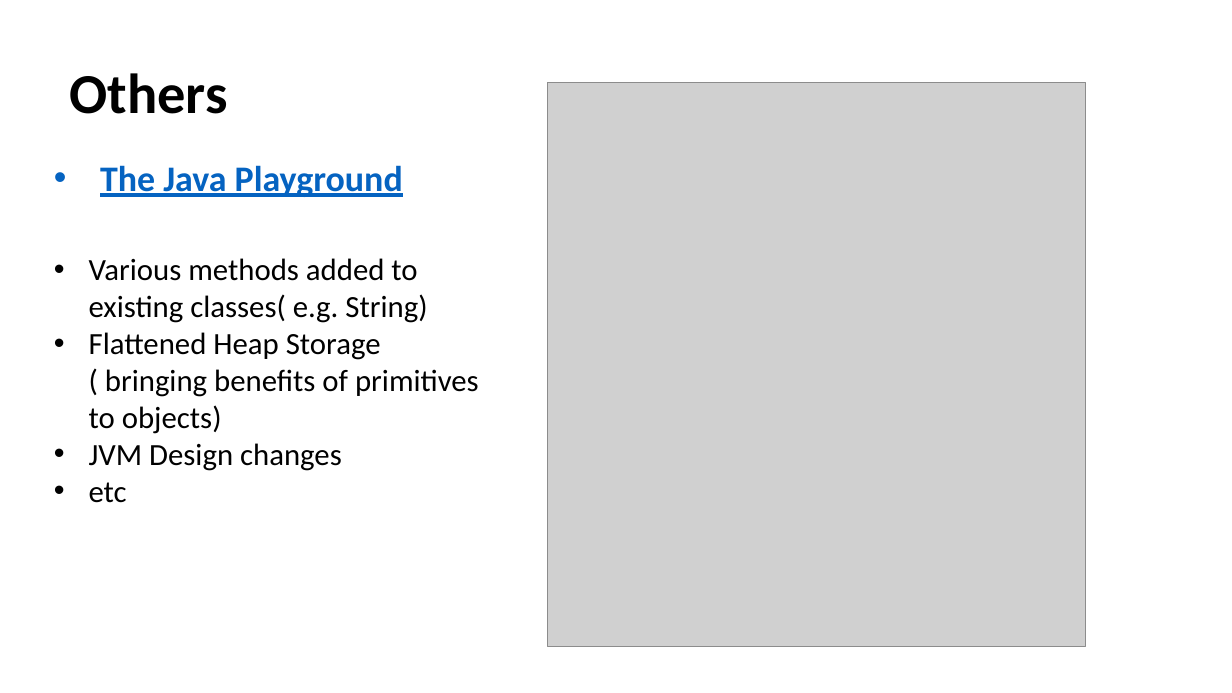
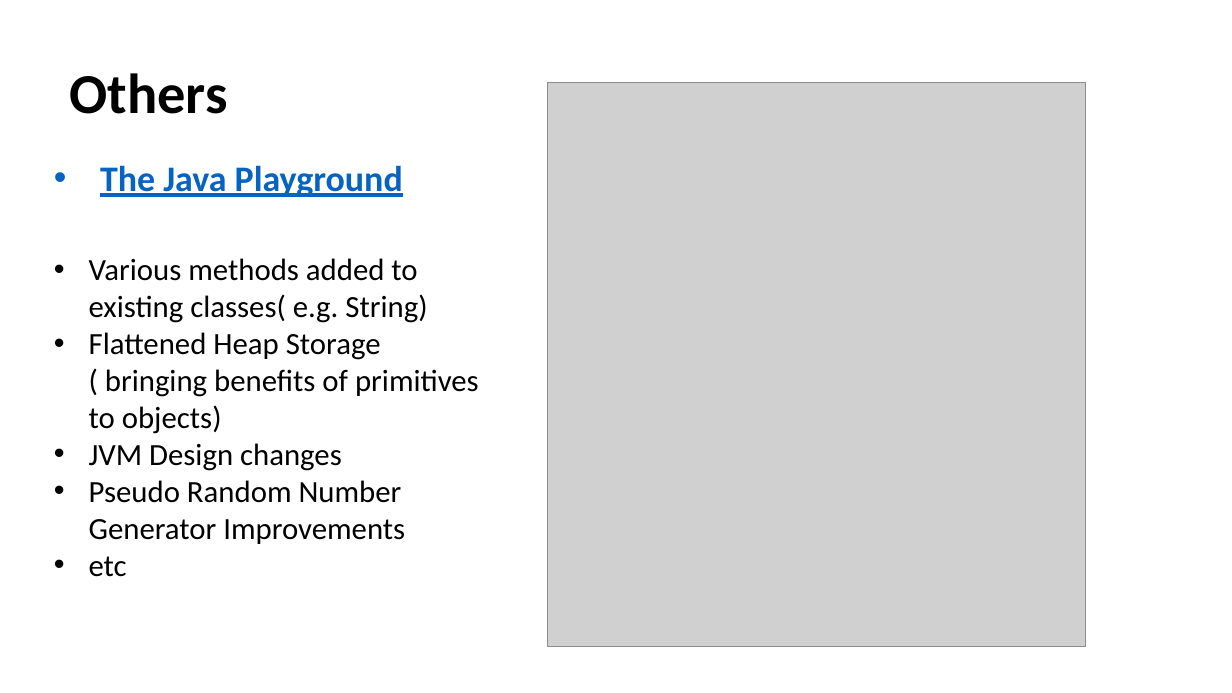
Before and after one commit to iuliana/jdk21-parent-project, a slide deck: slide 8 of Java21-Presentation.pptx. Drawn at 1232x693 pixels with LibreOffice and Linux fonts; fonts in the diff are those of the drawing; grey boxes stand for pictures. Boxes give left, top, right and bottom in pixels: in the first picture for what was removed or moved away, otherwise in the second. Text is boxed around its words. In the diff, an @@ line names an element or a change of style, - is before the commit and + after.

```diff
--- a/Java21-Presentation.pptx
+++ b/Java21-Presentation.pptx
@@ text at [89, 480, 405, 544]: paragraph added @@
+• Pseudo Random Number Generator Improvements
```
Also in this commit, not shown: 3 other slides changed, 3 other files.
